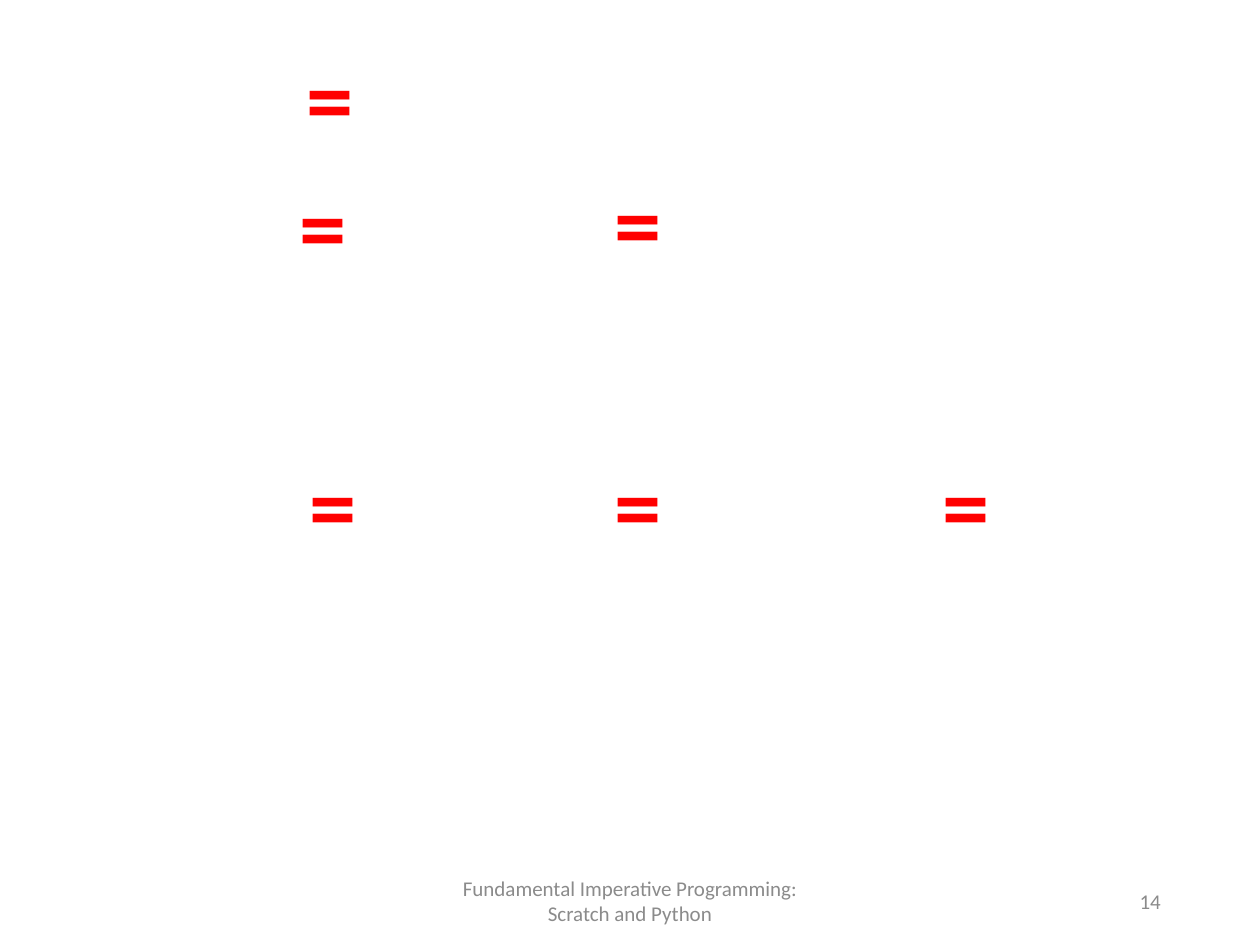
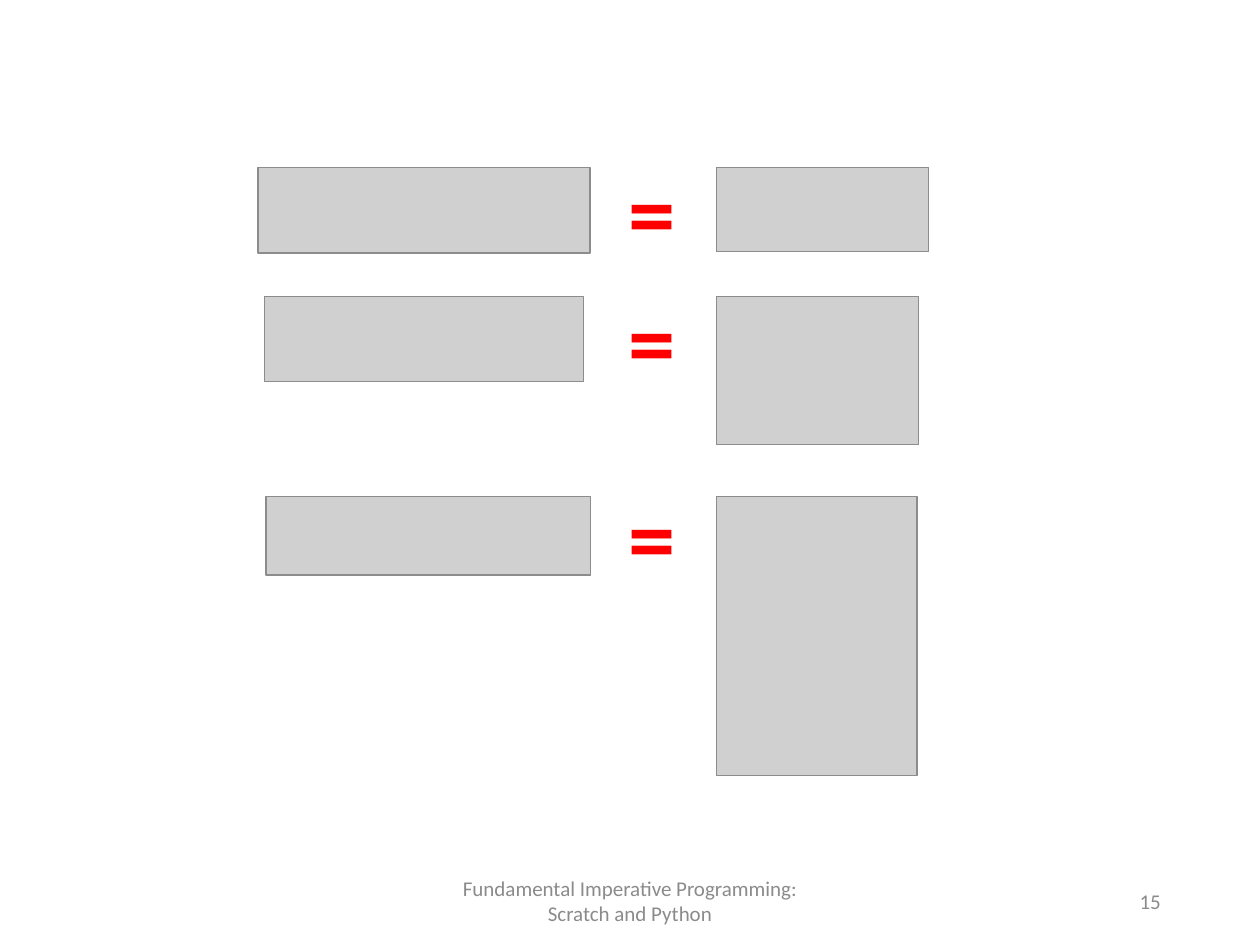
Before and after one commit to mzshieh/rooting, a slide deck: slide 15 of Scratch/lec02/lec02-1.pptx (slide 14 before the commit). Drawn at 1260x945 pixels with LibreOffice and Linux fonts; fonts in the diff are those of the drawing; grey boxes stand for pictures; background and template pictures are left out. Boxes give left, top, right and bottom in pixels: in the first picture for what was removed or moved away, otherwise in the second. Text is boxed around its words. In the diff, an @@ line names an element or a change of style, - is before the commit and + after.

Commit message:
fix the slide

```diff
--- a/Scratch/lec02/lec02-1.pptx
+++ b/Scratch/lec02/lec02-1.pptx
@@ text removed at (x1=294, y1=33, x2=396, y2=160) @@
-=
@@ text "=" rewrapped from (x1=602, y1=158, x2=704, y2=285) to (x1=616, y1=146, x2=685, y2=273) @@
@@ picture added at (x1=258, y1=168, x2=591, y2=253) @@
@@ picture added at (x1=717, y1=168, x2=930, y2=252) @@
@@ picture added at (x1=265, y1=296, x2=583, y2=382) @@
@@ text "=" rewrapped from (x1=602, y1=440, x2=704, y2=567) to (x1=616, y1=276, x2=685, y2=403) @@
@@ picture added at (x1=717, y1=296, x2=919, y2=445) @@
@@ text removed at (x1=297, y1=440, x2=399, y2=567) @@
-=
@@ text removed at (x1=930, y1=440, x2=1032, y2=567) @@
-=
@@ text "=" rewrapped from (x1=287, y1=160, x2=389, y2=287) to (x1=616, y1=472, x2=685, y2=600) @@
@@ picture added at (x1=266, y1=496, x2=590, y2=575) @@
@@ picture added at (x1=717, y1=496, x2=917, y2=776) @@
@@ page number at (x1=1140, y1=895, x2=1161, y2=909): text changed @@
-14
+15
```
Also in this commit, not shown: 1 slide added, 1 other file.
